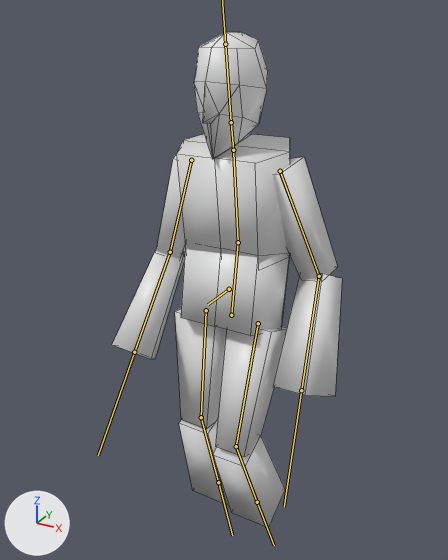
What one commit did to the FBX model Assets/Models/Character.fbx.
Before and after are seen from a 50 mm lens placed at (0.808, -1.523, 1.631), pointed at (-0.022, -0.015, 0.876). The axes (+X, +Y, +Z) are drawn at lower left. The lights are the same throughout. Both versions are drawn at frame 113 of the action 'Character_AR|Character_Walk_B'; the numbers are the values there. The bones that bend it are drawn over the model as lines. Mesh edges are drawn as thin lines.

In view in the first picture: 'Character_ME'.
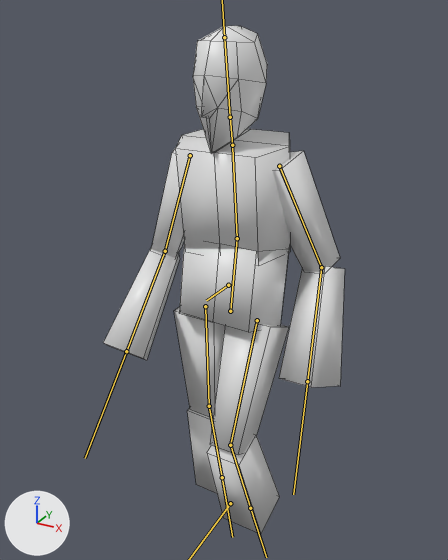
Boxes [x1, y1, x2, y2] around the edits, measured in the pictures (448 x 560 px):
'Character_ME', posed: before [112, 32, 342, 528]; after [103, 26, 345, 534]
bone 'Origin', root to tip: before (229, 289) to (208, 304); after (228, 285) to (206, 300)
bone 'Chest', root to tip: before (238, 242) to (233, 151); after (237, 238) to (232, 146)
bone 'Arm1.l', root to tip: before (280, 171) to (319, 276); after (279, 166) to (321, 267)
bone 'Arm1.r', root to tip: before (191, 160) to (170, 252); after (190, 155) to (165, 251)
bone 'Leg1.l', root to tip: before (258, 323) to (236, 446); after (257, 320) to (230, 445)
bone 'Leg1.r', root to tip: before (206, 310) to (201, 417); after (205, 306) to (209, 406)
bone 'Leg2.r', root to tip: before (201, 417) to (218, 482); after (209, 406) to (222, 477)

Edits to the bpy script that builds the scene:
```text
Change bone_origin:
    where bone_origin = bpy.data.objects['Character_AR'].pose.bones['Origin']  # child of 'MoveCompensate'
    bone_origin.location: (0.0, 0.0, -0.022) -> (0.0, 0.006, -0.007)
    bone_origin.rotation_quaternion: (1.0, 0.0, 0.0, -0.008) -> (1.0, 0.0, 0.0, -0.016)  # degrees (0, 0, -1) -> degrees (0, 0, -2)
Change bone_chest:
    where bone_chest = bpy.data.objects['Character_AR'].pose.bones['Chest']  # child of 'Waist'
    bone_chest.rotation_quaternion: (0.99, 0.143, 0.011, -0.001) -> (0.989, 0.143, 0.025, -0.001)  # degrees (16, 1, 0) -> degrees (16, 3, 0)
Change bone_arm1_l:
    where bone_arm1_l = bpy.data.objects['Character_AR'].pose.bones['Arm1.l']  # child of 'Chest'
    bone_arm1_l.rotation_quaternion: (0.903, -0.397, 0.16, -0.025) -> (0.899, -0.399, 0.182, -0.001)  # degrees (-49, 16, -10) -> degrees (-49, 19, -9)
Change bone_arm1_r:
    where bone_arm1_r = bpy.data.objects['Character_AR'].pose.bones['Arm1.r']  # child of 'Chest'
    bone_arm1_r.rotation_quaternion: (0.909, -0.392, -0.125, 0.065) -> (0.911, -0.389, -0.104, 0.089)  # degrees (-48, -10, 13) -> degrees (-47, -7, 14)
Change bone_leg1_l:
    where bone_leg1_l = bpy.data.objects['Character_AR'].pose.bones['Leg1.l']  # child of 'Origin'
    bone_leg1_l.rotation_quaternion: (0.983, 0.003, -0.002, -0.183) -> (0.977, 0.003, -0.001, -0.214)  # degrees (0, 0, -21) -> degrees (0, 0, -25)
Change bone_leg1_r:
    where bone_leg1_r = bpy.data.objects['Character_AR'].pose.bones['Leg1.r']  # child of 'Origin'
    bone_leg1_r.rotation_quaternion: (0.999, 0.002, 0.005, 0.05) -> (1.0, 0.002, 0.005, -0.024)  # degrees (0, 1, 6) -> degrees (0, 1, -3)
Change bone_leg2_r:
    where bone_leg2_r = bpy.data.objects['Character_AR'].pose.bones['Leg2.r']  # child of 'Leg1.r'
    bone_leg2_r.rotation_quaternion: (0.979, 0.001, 0.0, -0.202) -> (0.996, 0.001, 0.0, -0.089)  # degrees (0, 0, -23) -> degrees (0, 0, -10)
```
